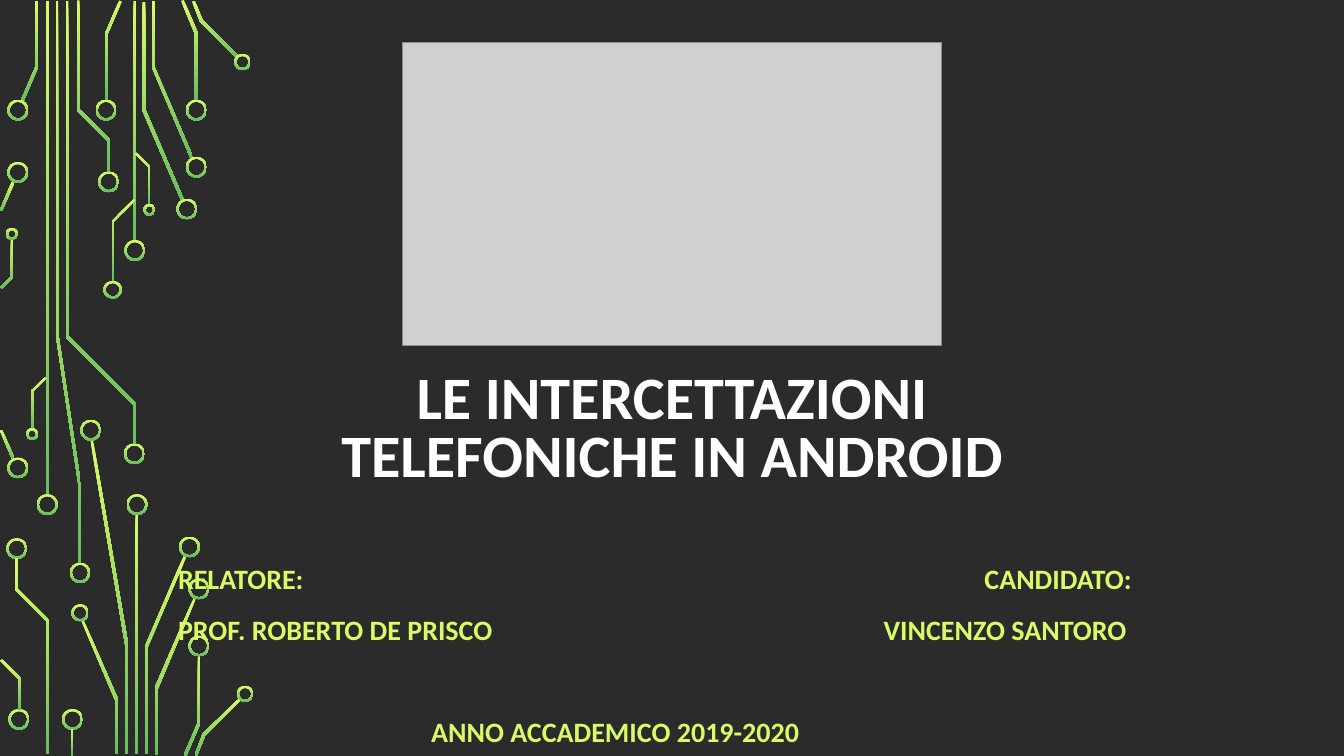
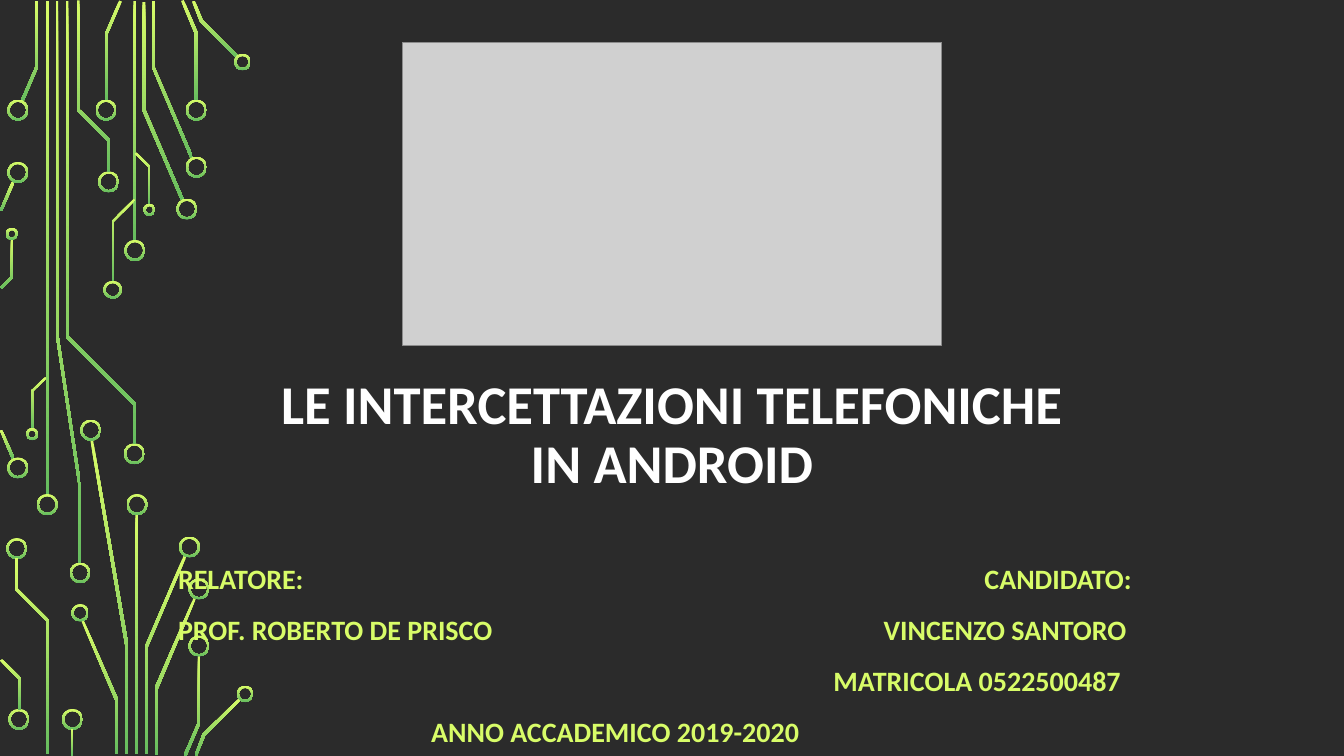
Before and after one commit to vinsan/TesiMagistrale, a slide deck: slide 1 of Le intercettazioni telefoniche in Android.odp. Drawn at 1344x756 pixels with LibreOffice and Linux fonts; fonts in the diff are those of the drawing; grey boxes stand for pictures; background and template pictures are left out; a plain dark background stands for a picture behind light text. Boxes give left, top, right and bottom in pixels: in the first picture for what was removed or moved away, otherwise in the second. Text is boxed around its words. In the diff, an @@ line names an element or a change of style, - is before the commit and + after.

Commit message:
Aggiunta Matricola

```diff
--- a/Le intercettazioni telefoniche in Android.odp
+++ b/Le intercettazioni telefoniche in Android.odp
@@ title "LE INTERCETTAZIONI TELEFONICHE IN ANDROID" at (281, 388, 1062, 484): size 43 to 39 pt; line spacing 0.8 to 0.9 @@
@@ subtitle at (833, 671, 1121, 691): paragraph added @@
+MATRICOLA 0522500487
```
Also in this commit, not shown: 1 other slide changed, 3 other files.
